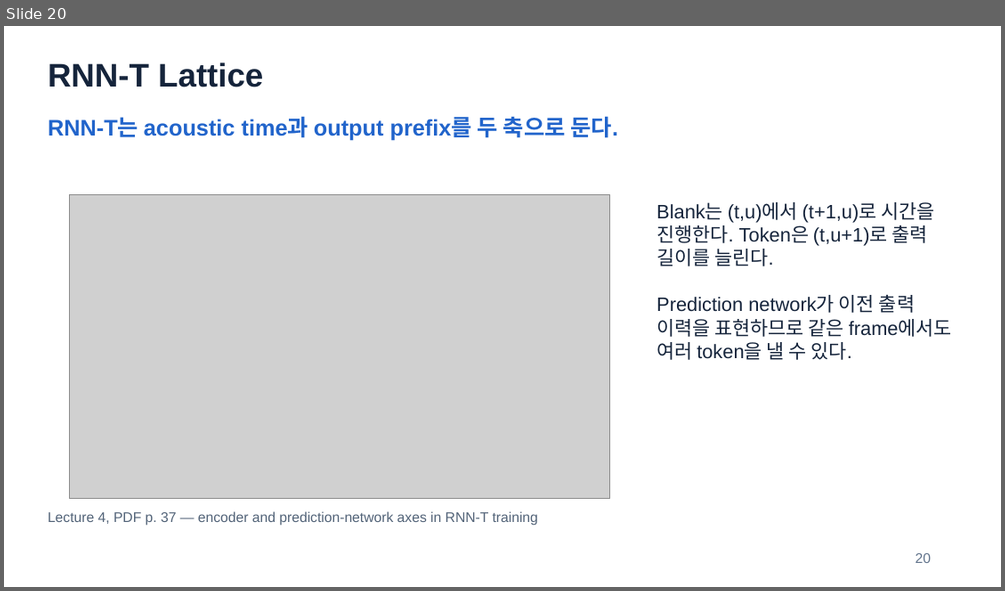
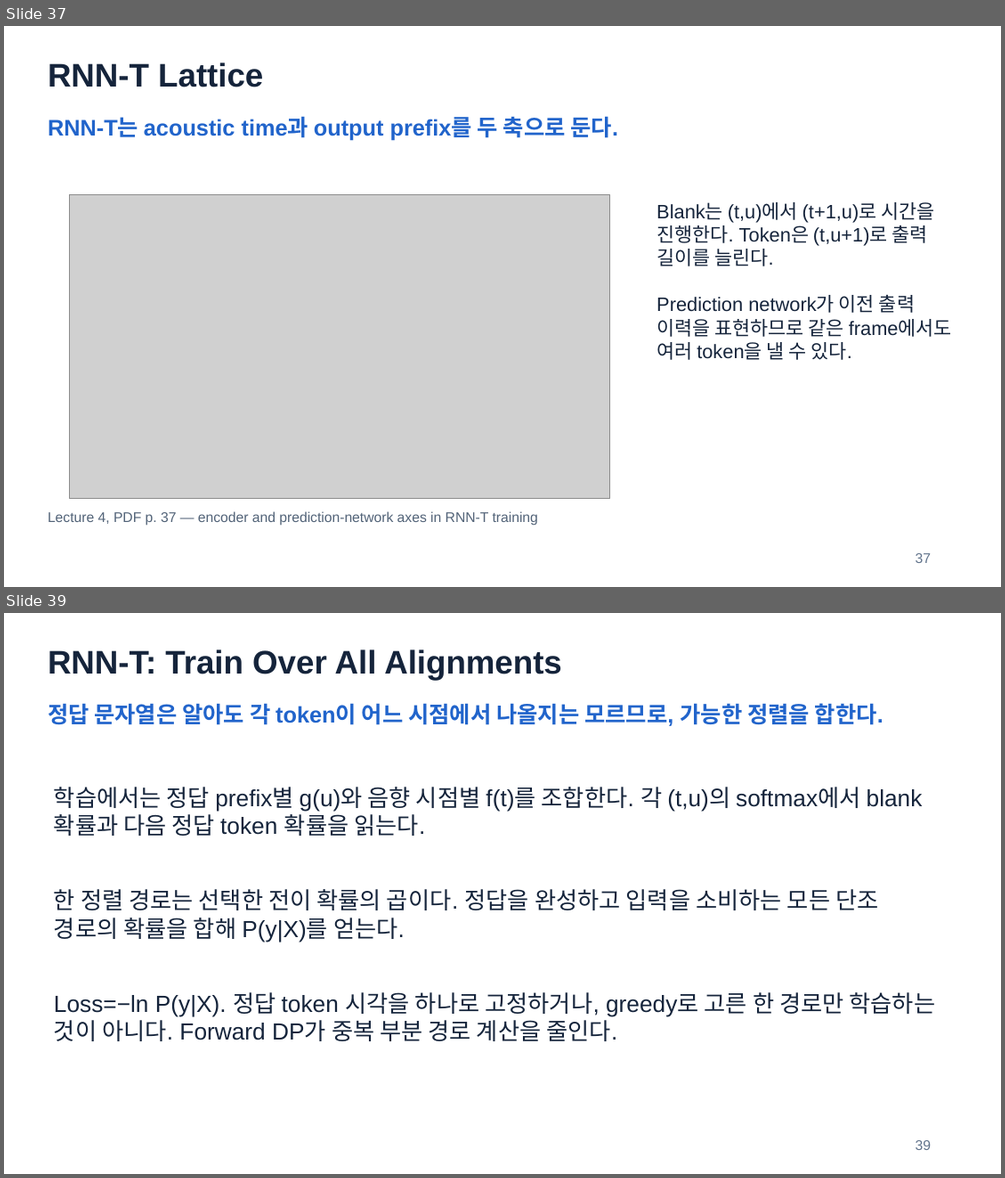
Before and after one commit to HyeonWooNa0861/HyeonWooNa0861.github.io, a slide deck: assets/presentations/study/speech-and-audio-recognition/sar-midterm-review-slides.pptx. Shown one above the other, each under a label of ours: slide 20 before the commit, slides 37 and 39 after it; the slides between them are not shown. The pictures are 1005x591 and 1005x1178 pixels, drawn with LibreOffice and Linux fonts; fonts in the diff are those of the drawing; grey boxes stand for pictures. Boxes give left, top, right and bottom in pixels: in the first picture for what was removed or moved away, otherwise in the second. Text is boxed around its words. In the diff, an @@ line names an element or a change of style, - is before the commit and + after.

```diff
--- a/assets/presentations/study/speech-and-audio-recognition/sar-midterm-review-slides.pptx
+++ b/assets/presentations/study/speech-and-audio-recognition/sar-midterm-review-slides.pptx
@@ slide 39 added at bbox=[4, 613, 1001, 1174], background #FFFFFF @@
@@ text added at bbox=[48, 649, 562, 680], 31.5 pt, text #15243B, bold @@
+RNN-T: Train Over All Alignments
@@ text added at bbox=[48, 703, 883, 726], 21.8 pt, text #2164CB, bold @@
+정답 문자열은 알아도 각 token이 어느 시점에서 나올지는 모르므로, 가능한 정렬을 합한다.
@@ text added at bbox=[54, 787, 922, 835], 22.5 pt, text #15243B @@
+학습에서는 정답 prefix별 g(u)와 음향 시점별 f(t)를 조합한다. 각 (t,u)의 softmax에서 blank 확률과 다음 정답 token 확률을 읽는다.
@@ text added at bbox=[54, 889, 878, 941], 22.5 pt, text #15243B @@
+한 정렬 경로는 선택한 전이 확률의 곱이다. 정답을 완성하고 입력을 소비하는 모든 단조 경로의 확률을 합해 P(y|X)를 얻는다.
@@ text added at bbox=[54, 992, 936, 1041], 22.5 pt, text #15243B @@
+Loss=−ln P(y|X). 정답 token 시각을 하나로 고정하거나, greedy로 고른 한 경로만 학습하는 것이 아니다. Forward DP가 중복 부분 경로 계산을 줄인다.
@@ text added at bbox=[915, 1140, 930, 1150], 13.5 pt, text #62748C @@
+39
@@ what was slide 20 is now slide 37 @@
@@ slide 37 changed as well @@
@@ text at bbox=[915, 553, 930, 563]: text changed @@
-20
+37
```
Also in this commit, not shown: 9 other slides changed, 36 other slides added, 2 other files.
